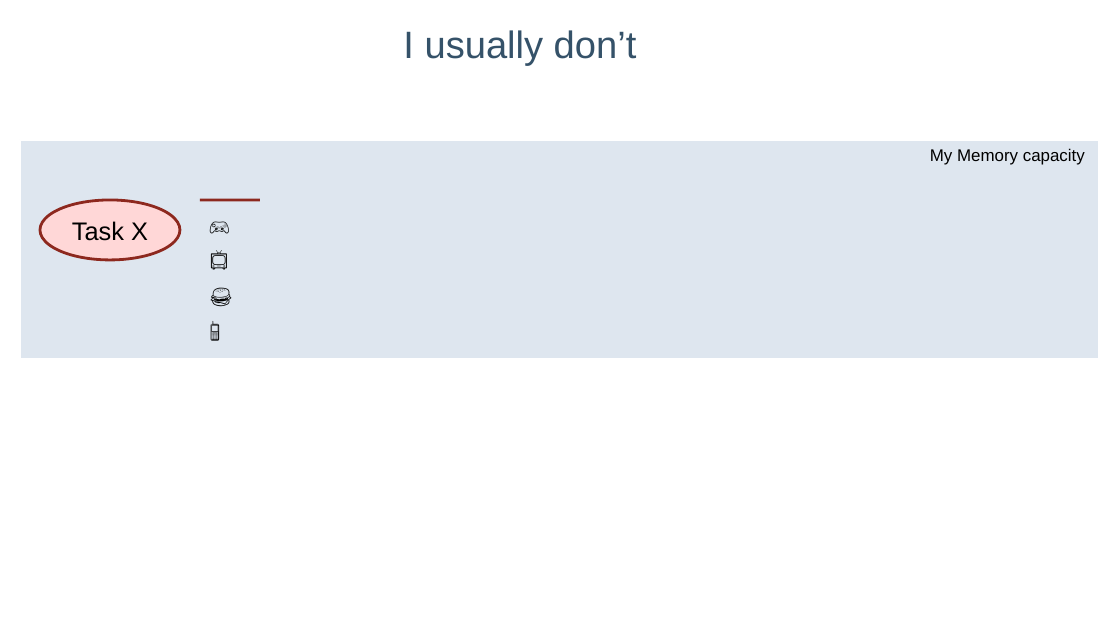
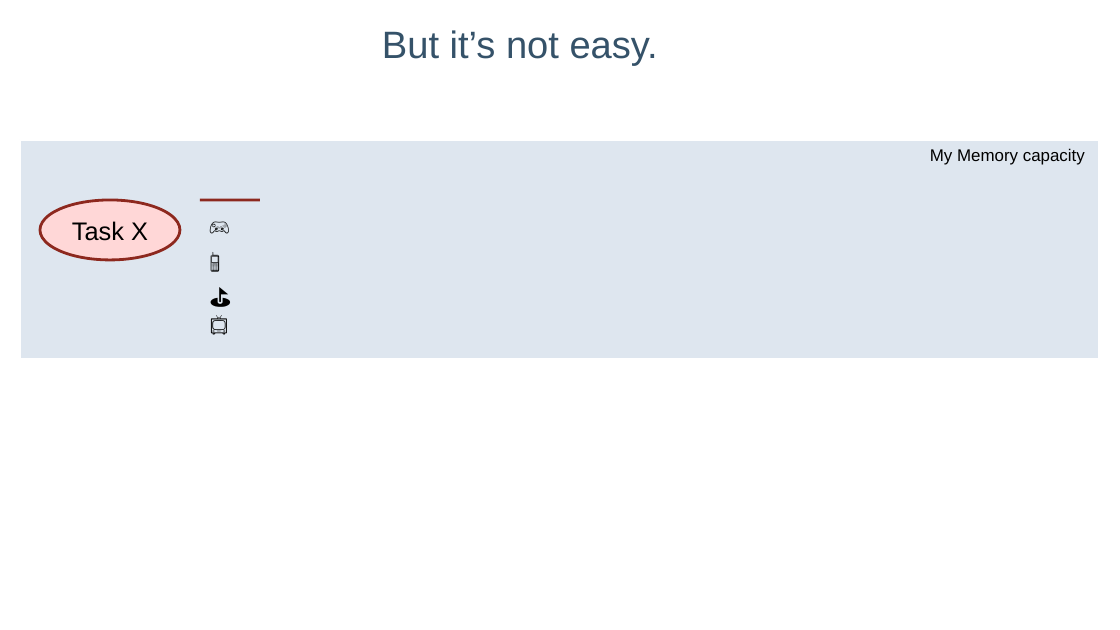
Before and after one commit to lelanthran/frame, a slide deck: slide 17 of docs/FrameIntroduction.odp. Drawn at 1120x630 pixels with LibreOffice and Linux fonts; fonts in the diff are those of the drawing; background and template pictures are left out. Boxes give left, top, right and bottom in pixels: in the first picture for what was removed or moved away, otherwise in the second. Text is boxed around its words. In the diff, an @@ line names an element or a change of style, - is before the commit and + after.

```diff
--- a/docs/FrameIntroduction.odp
+++ b/docs/FrameIntroduction.odp
@@ title at (382, 30, 658, 66): text changed @@
-I usually don’t
+But it’s not easy.
@@ text at (200, 243, 247, 282): text changed @@
-📺
+📱
@@ text at (200, 277, 247, 316): text changed @@
-🍔
+⛳
@@ text at (200, 306, 247, 345): text changed @@
-📱
+📺
```
Also in this commit, not shown: 12 other slides changed, 2 slides added.
